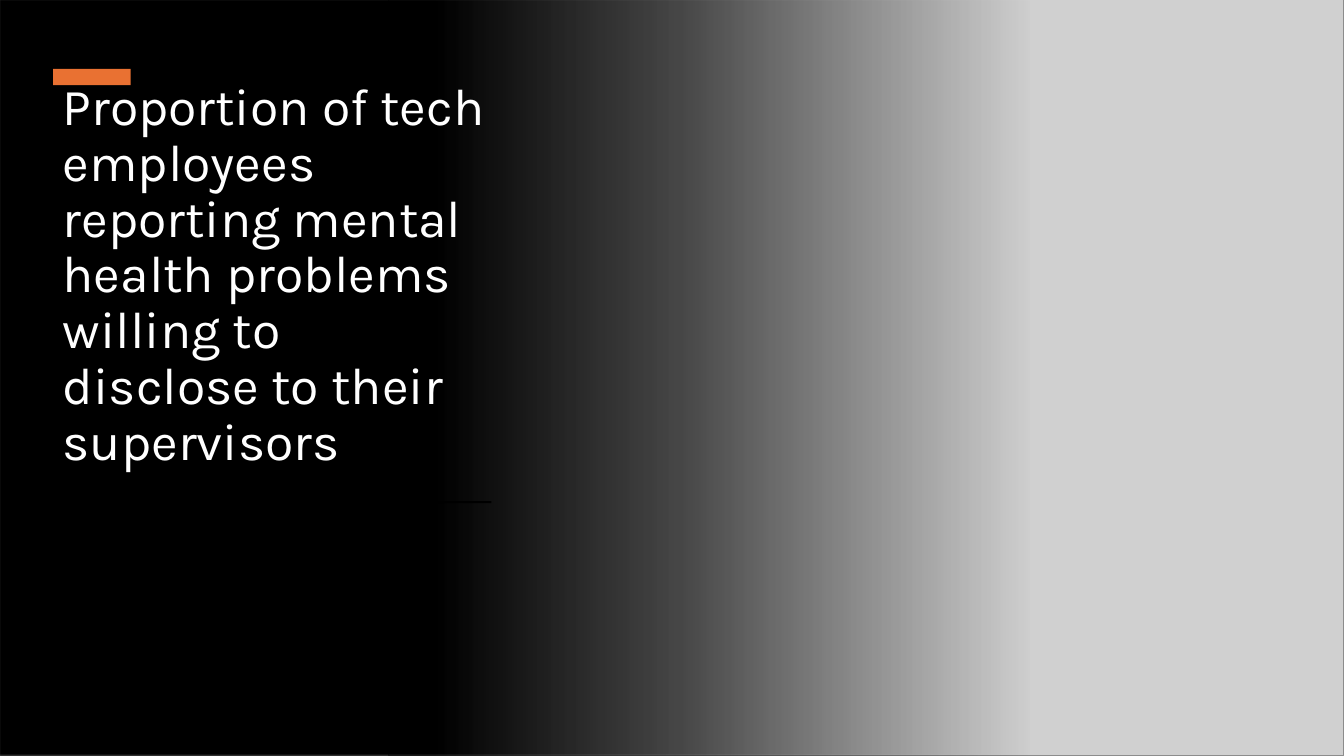
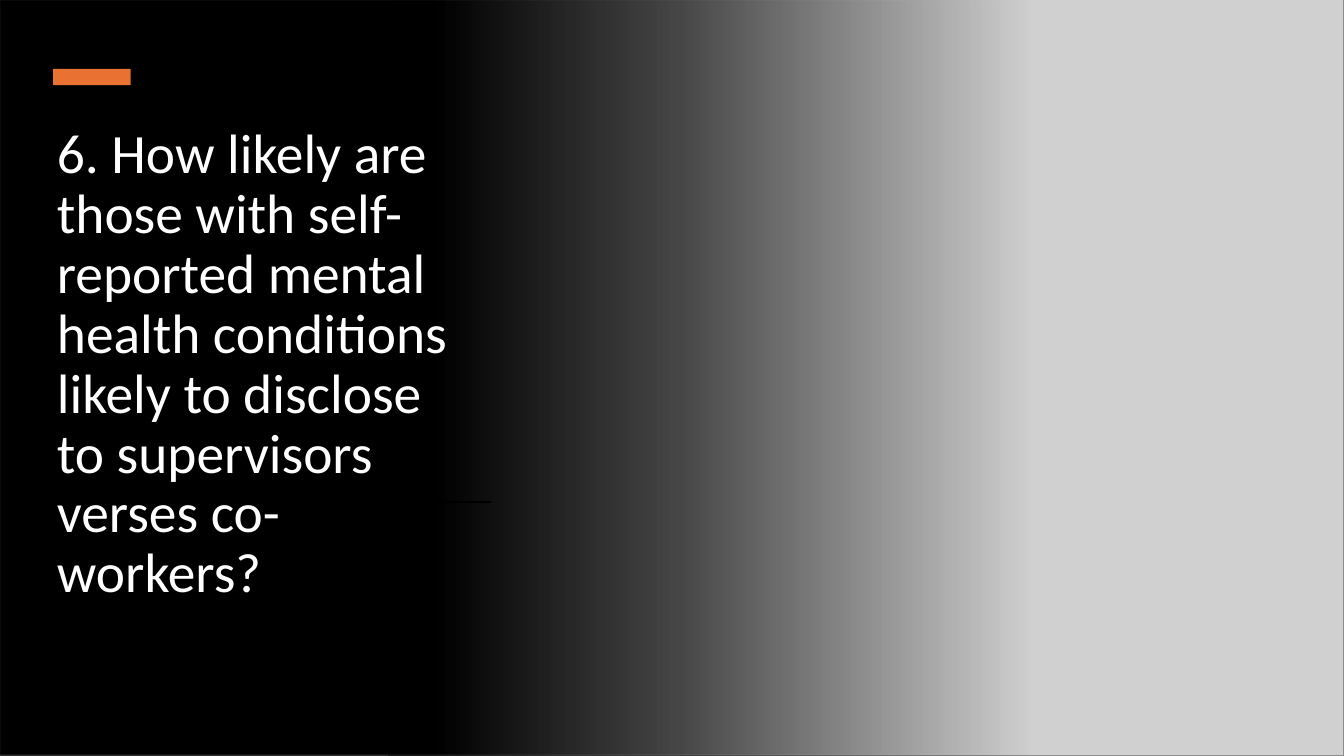
Before and after one commit to K-G-Witt/project1-team4, a slide deck: slide 15 of Initial Presentation.pptx (slide 14 before the commit). Drawn at 1344x756 pixels with LibreOffice and Linux fonts; fonts in the diff are those of the drawing; grey boxes stand for pictures. Boxes give left, top, right and bottom in pixels: in the first picture for what was removed or moved away, otherwise in the second. Text is boxed around its words. In the diff, an @@ line names an element or a change of style, - is before the commit and + after.

```diff
--- a/Initial Presentation.pptx
+++ b/Initial Presentation.pptx
@@ title at (57,134,447,593): text changed; size 37 to 39.6 pt; font Karla to Calibri @@
-Proportion of tech employees reporting mental health problems willing to disclose to their supervisors
+6. How likely are those with self-reported mental health conditions likely to disclose to supervisors verses co-workers?
```
Also in this commit, not shown: 5 other slides changed, 9 slides added, 5 slides removed, 1 other file.
